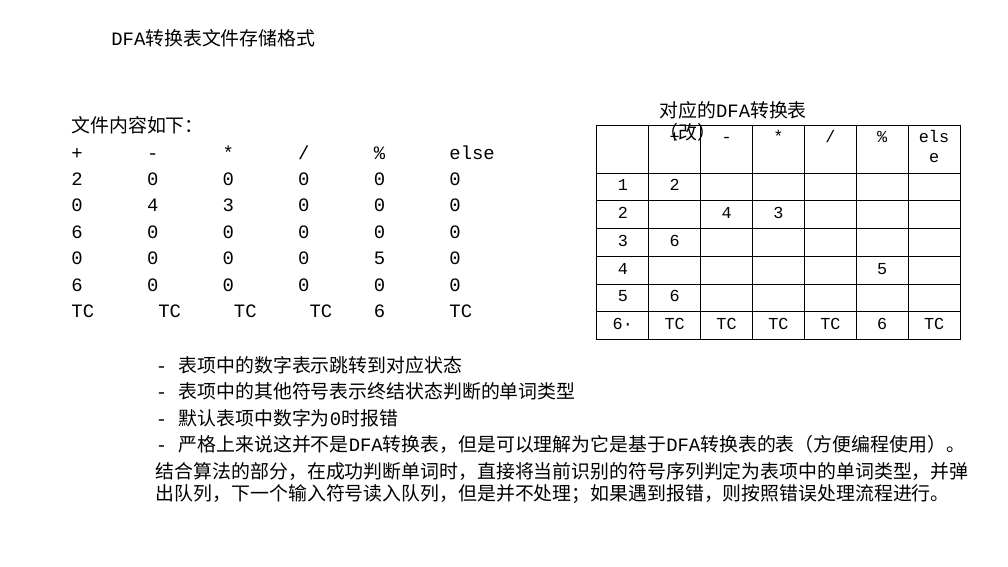
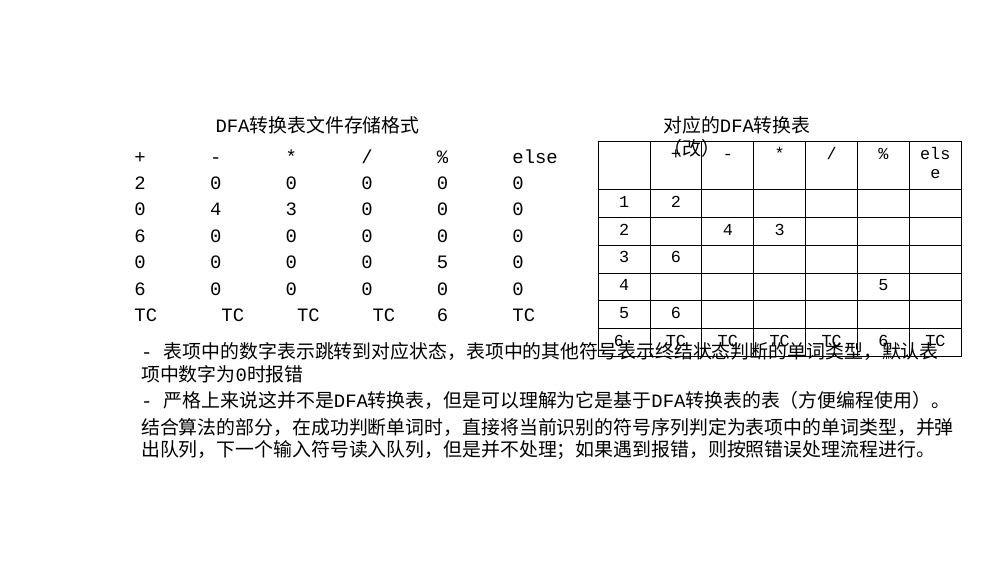
Before and after one commit to AtoshDustosh/Syntactic-Analysis, a slide deck: slide 6 of lexical analysis design.pptx. Drawn at 1008x567 pixels with LibreOffice and Linux fonts; fonts in the diff are those of the drawing. Boxes give left, top, right and bottom in pixels: in the first picture for what was removed or moved away, otherwise in the second. Text is boxed around its words. In the diff, an @@ line names an element or a change of style, - is before the commit and + after.

```diff
--- a/lexical analysis design.pptx
+++ b/lexical analysis design.pptx
@@ text at (71,116,203,134): paragraph removed @@
-文件内容如下：
@@ text "DFA转换表文件存储格式": place and size @@
-text "DFA转换表文件存储格式" at (111,32,315,47)
+text "DFA转换表文件存储格式" at (216,119,420,134)
@@ text "对应的DFA转换表（改）": place and size @@
-text "对应的DFA转换表（改）" at (659,101,806,145)
+text "对应的DFA转换表（改）" at (663,116,810,160)
@@ text "+ - * / % ...": place and size @@
-text "+ - * / % ..." at (71,116,472,318)
+text "+ - * / % ..." at (134,176,535,322)
@@ table: place and size @@
-table at (597,126,962,333)
+table at (598,142,963,355)
@@ text "- 表项中的数字表示跳转到对应状态，表项中的其他符号表示终结状态判断的单词类型，默认表项中数字为0时报错": place and size @@
-text "- 表项中的数字表示跳转到对应状态，表项中的其他符号表示终结状态判断的单词类型，默认表项中数字为0时报错" at (156,356,969,503)
+text "- 表项中的数字表示跳转到对应状态，表项中的其他符号表示终结状态判断的单词类型，默认表项中数字为0时报错" at (141,339,954,459)
@@ text at (141,339,939,383): text changed @@
-- 表项中的数字表示跳转到对应状态
-- 表项中的其他符号表示终结状态判断的单词类型
-- 默认表项中数字为0时报错
+- 表项中的数字表示跳转到对应状态，表项中的其他符号表示终结状态判断的单词类型，默认表项中数字为0时报错
```
Also in this commit, not shown: 10 other slides changed, 1 slide added, 1 slide removed, 20 other files.
